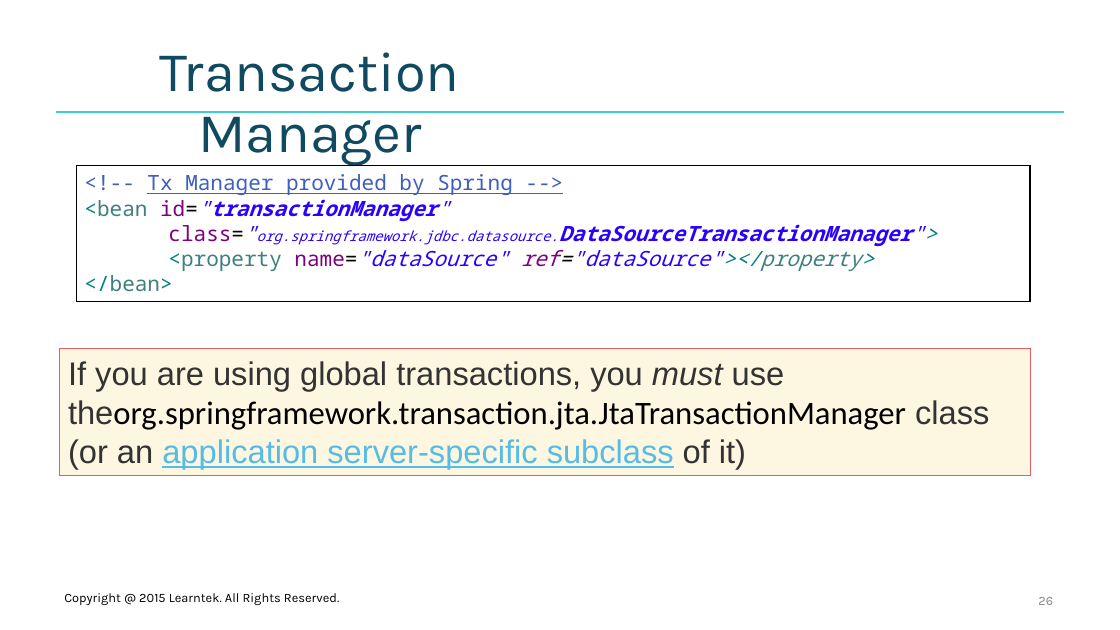
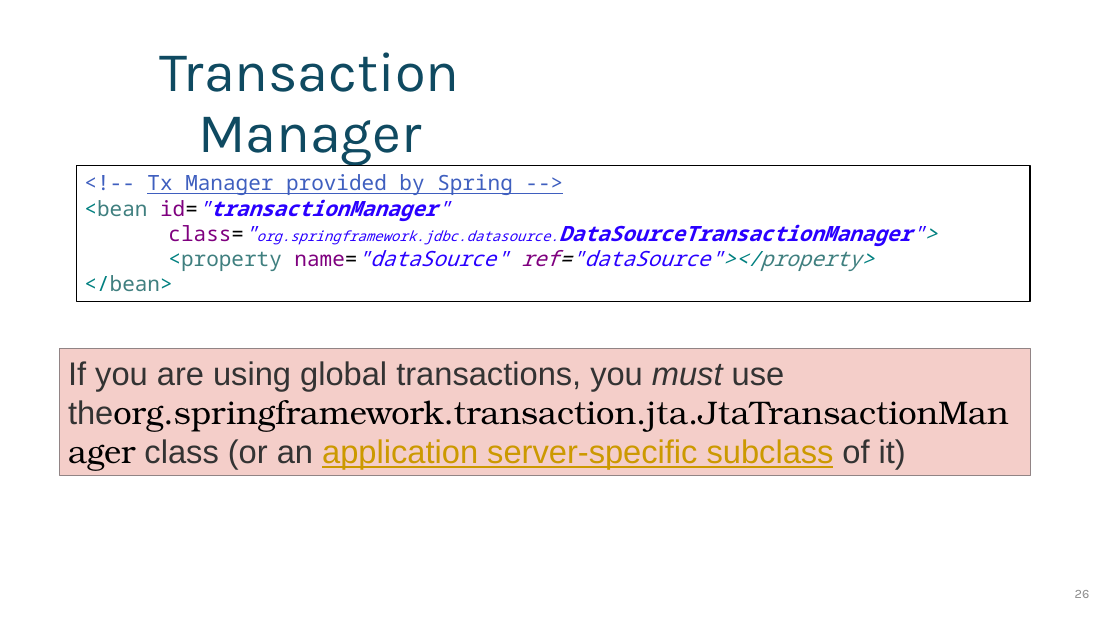
Before and after one commit to santoshkar/Spring, a slide deck: slide 26 of Presentations/Part-6-Spring Transaction.pptx. Drawn at 1120x630 pixels with LibreOffice and Linux fonts; fonts in the diff are those of the drawing; background and template pictures are left out. Boxes give left, top, right and bottom in pixels: in the first picture for what was removed or moved away, otherwise in the second. Text is boxed around its words. In the diff, an @@ line names an element or a change of style, - is before the commit and + after.

Commit message:
Removed learntek

```diff
--- a/Presentations/Part-6-Spring Transaction.pptx
+++ b/Presentations/Part-6-Spring Transaction.pptx
@@ line removed from (56, 112) to (1065, 112) @@
@@ rectangle "If you are using global ..." at box(60, 349, 1030, 476): font Calibri to TeX Gyre Bonum in "theorg.springframework.transaction.jta.JtaTransactionManager"; text colour #57BCE5 to #CC9900 in "application server-specific subclass"; fill gradient #FDF7E1 to #EF9595 to gradient #F4CEC9 to #B2A9AA; outline #E35F5F 0.5 pt to #918485 0.5 pt @@
@@ text removed at box(64, 593, 339, 605) @@
-Copyright @ 2015 Learntek. All Rights Reserved.
@@ page number: place and size @@
-page number at box(1038, 597, 1053, 605)
+page number at box(1075, 590, 1090, 598)
@@ ellipse added at box(1050, 575, 1087, 612), outline #FFFFFF 1 pt @@
```
Also in this commit, not shown: 46 other slides changed, 1 slide added, 1 slide removed, 7 other files.
